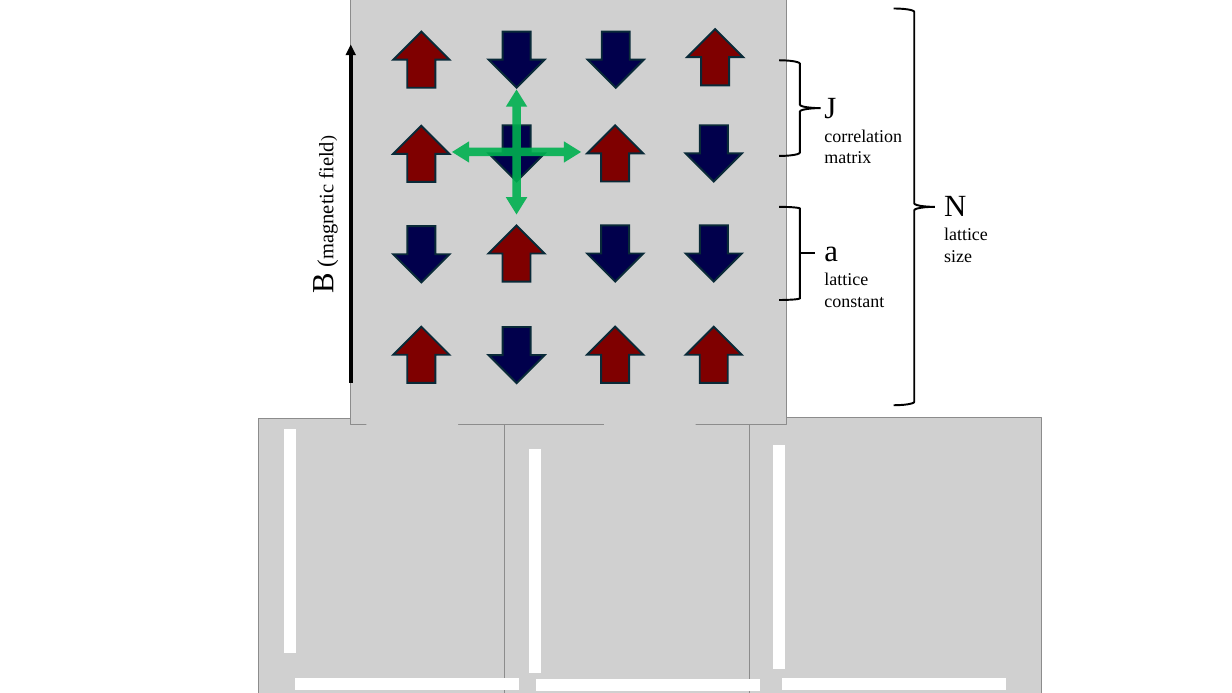
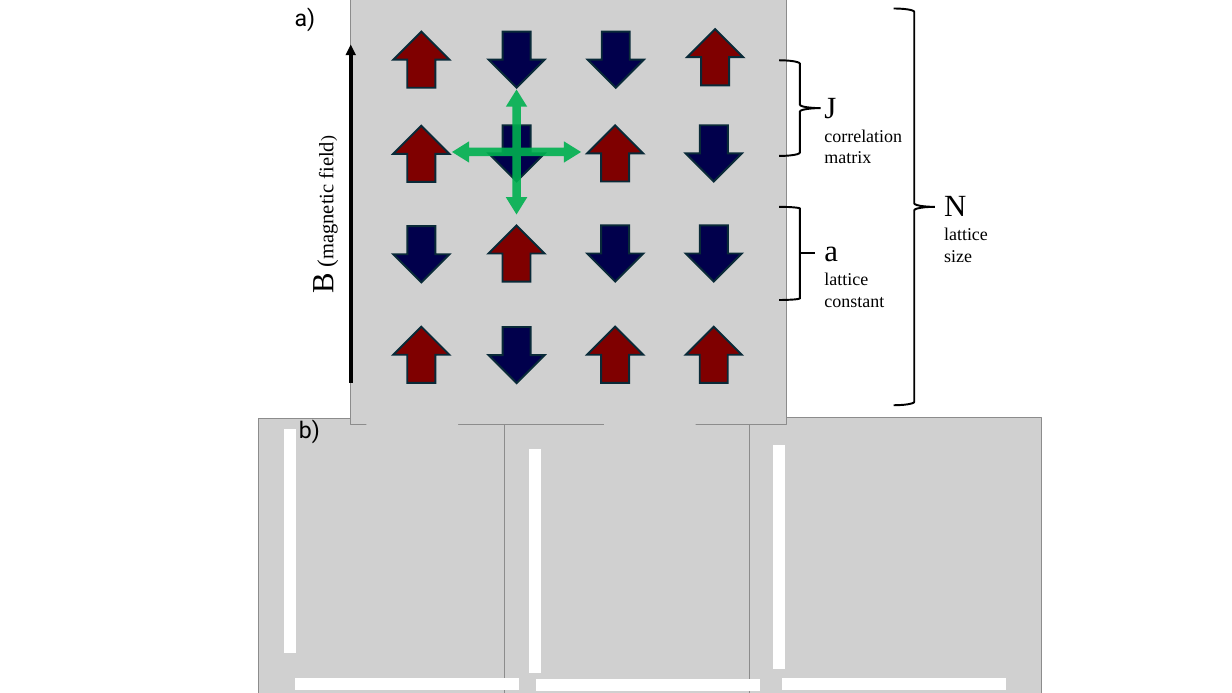
Before and after one commit to pdparakh108/ising, a slide deck: slide 1 of Ising_plots.pptx. Drawn at 1232x693 pixels with LibreOffice and Linux fonts; fonts in the diff are those of the drawing; grey boxes stand for pictures. Boxes give left, top, right and bottom in pixels: in the first picture for what was removed or moved away, otherwise in the second. Text is boxed around its words. In the diff, an @@ line names an element or a change of style, - is before the commit and + after.

```diff
--- a/Ising_plots.pptx
+++ b/Ising_plots.pptx
@@ text added at (x1=295, y1=8, x2=316, y2=31), 18 pt, text #000000 @@
+a)
@@ text added at (x1=299, y1=418, x2=320, y2=443), 18 pt, text #000000 @@
+b)
```
Also in this commit, not shown: 6 other files.
